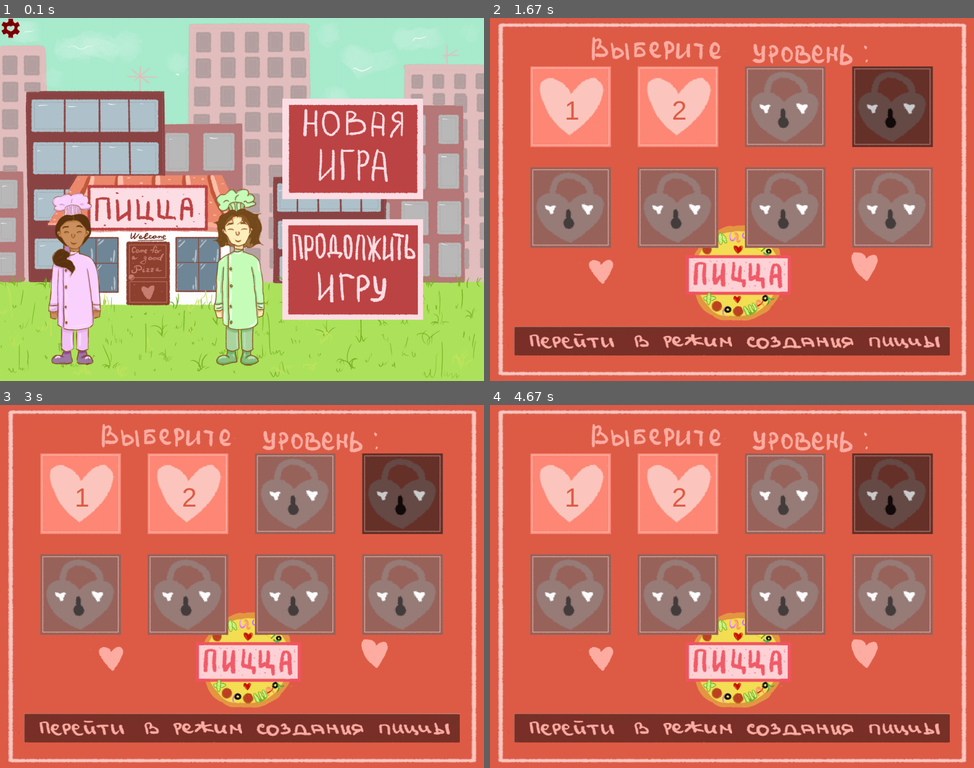
Above: before the commit, frames 1-4 (two rows, left to right).
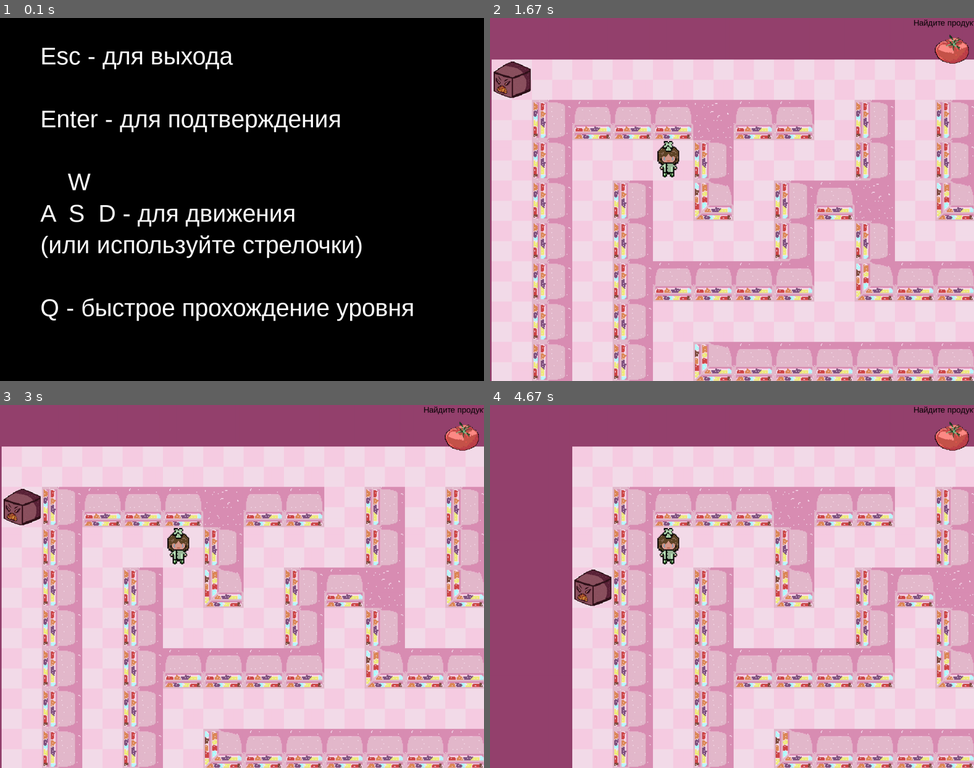
Above: after the commit, the same moments.

Repository: KsenyaShestakova/pygame_project
Game: pygame game, started from GAME1.py
Two runs of this game, one before a commit and one after it. Both use one fixed random seed, a clock stepped at 60 frames per second and the inputs below.
Inputs (mouse positions are in pixels of both pictures, inside the frame that each line leads up to):
- Up to frame 1 (0.1 s): no input
- Up to frame 2 (1.67 s): hold Right 0.33-0.8 s; click "Отмена" at 0.88 s; click (891, 105) at 1.22 s, where only the run after the commit has a clickable "4"; tap D at 1.5 s
- Up to frame 3 (3 s): tap S at 1.83 s; hold Up 2.17-2.47 s
- Up to frame 4 (4.67 s): hold Left 3-3.53 s; hold Down 3.57-3.87 s; hold Up from 4.33 s (still down)

The runs differ from the first frame. In frame 1, 100% of the frame differs, in the area x 0-100%, y 0-100%; in frame 2, 99%; in frame 3, 99%; in frame 4, 99%.

Commit message:
Инструкция

Diff:
--- a/GAME1.py
+++ b/GAME1.py
@@ -5,6 +5,7 @@
 from classes.CLASS_product import Product
 from classes.CLASS_enemy import Enemy
 from classes.CLASS_exit_lvl import ExitLevel
+from screens.SCREEN_instruction import instruction
 from screens.SCREEN_menu import new_game, game
 from screens.SCREEN_redactor import redactor
 from py_files.file_with_sprite_groups import tiles_group, levels_sprites, player_group
@@ -103,6 +104,7 @@
 pygame.display.set_caption('Pizza')
 camera = Camera()
 
+instruction(screen)
 if start_screen(screen) == 'new game':
     new_game(os.path.join('game_func', 'open_levels.txt'))
     story(screen)
--- a/game_func/open_levels.txt
+++ b/game_func/open_levels.txt
@@ -1 +1 @@
-1 0 0 0 0 0 0 0
+1 1 1 1 1 1 1 0
--- a/levels/level_2.txt
+++ b/levels/level_2.txt
@@ -1,7 +1,7 @@
 ###############
-#....?........#
+#.............#
 #.100.1022222.#
-#.322.10......#
+#.322?10......#
 #.....10.1000.#
 #.100.10...1*.#
 #.322.3222.32.#
--- a/levels/level_3.txt
+++ b/levels/level_3.txt
@@ -1,7 +1,7 @@
 ###################
 #000.....1...3.322#
 #000.322.3.32.....#
-#00?..........120.#
+#00.?.........120.#
 #00.1.1.1.1.1.1.3.#
 #00.1.1.1.1.1.1...#
 #00.1.1...1.1.3222#
--- a/levels/level_5.txt
+++ b/levels/level_5.txt
@@ -1,7 +1,7 @@
 ##########################
 #02202220.....-1022002020#
-#0..1?..1.1000.10..10.1*1#
-#20.122.1.3222.32.100.3.1#
+#0..1...1.1000.10..10.1*1#
+#20.1?2.1.3222.32.100.3.1#
 #.1.1...1.........100...1#
 #.1.1.100.1220.100000.100#
 #.3.3.322.1..1.322222.300#
--- a/levels/level_6.txt
+++ b/levels/level_6.txt
@@ -1,8 +1,8 @@
 ######################
 #00000020000000000000#
 #022222.3220222200000#
-#0.........1....10000#
-#0?1000.1000.10.32220#
+#0...?.....1....10000#
+#0.1000.1000.10.32220#
 #002222.3222.10....+1#
 #00..........10.32220#
 #00.1..10000.10.....1#
--- a/levels/level_7.txt
+++ b/levels/level_7.txt
@@ -1,20 +1,19 @@
- 1234567890123456789012345678901234
-1##################################
-2#?1...1.........................+#
-3#.1.1.3.1.322222220.122222222220.#
-4#.1.1...1........-1.1.........*1.#
-5#.1.1.1.1.1000000.1.1.12200.10.1.#
-6#.1.1.1.1.3222222.3.1.1..32.32.1.#
-7#.1.1.1.1...........1.1........1.#
-8#.1.1.1.1.1222222.1.1.3222222222.#
-9#.1.1.1.1.1.......1.1............#
-0#.1.1.1.1.1222220.1.3222222222222#
-1#.1.3.1.1.1.....1.1..............#
-2#.3...1.1.1.122.1.12222200222220.#
-3#...1.1.1.1.1...1.1.....10.....1.#
-4#.100.1.1.1.32222.1.120.10.120.1.#
-5#.322.100.1.......1.1.3.10.3.1.1.#
-6#.....100.322220200.1...10...1.1.#
-7#.3222222......3@32.3222222222.3.#
-8#.........1000..................+#
-9##################################
+##################################
+#.1...1.........................+#
+#.1.1.3.1.322222220.122222222220.#
+#.1.1?..1........-1.1.........*1.#
+#.1.1.1.1.1000000.1.1.12200.10.1.#
+#.1.1.1.1.3222222.3.1.1..32.32.1.#
+#.1.1.1.1...........1.1........1.#
+#.1.1.1.1.1222222.1.1.3222222222.#
+#.1.1.1.1.1.......1.1............#
+#.1.1.1.1.1222220.1.3222222222222#
+#.1.3.1.1.1.....1.1..............#
+#.3...1.1.1.122.1.12222200222220.#
+#...1.1.1.1.1...1.1.....10.....1.#
+#.100.1.1.1.32222.1.120.10.120.1.#
+#.322.100.1.......1.1.3.10.3.1.1.#
+#.....100.322220200.1...10...1.1.#
+#.3222222......3@32.3222222222.3.#
+#.........1000..................+#
+##################################
--- a/levels/level_8.txt
+++ b/levels/level_8.txt
@@ -1,7 +1,7 @@
 ######################
-#0?32..12022222220-1.#
+#0.32..12022222220-1.#
 #0....10.1.......1.1.#
-#0200.32.1.32200.1.1.#
+#020.?32.1.32200.1.1.#
 #2.32....1....32.1.1.#
 #.....10.1..1....1.1.#
 #.10.100.1.32.10.1.1.#
--- /dev/null
+++ b/screens/SCREEN_instruction.py
@@ -0,0 +1,43 @@
+import pygame
+
+from py_files.file_with_const import WIDTH, HEIGHT, clock, FPS
+from load_img import load_image
+from terminate import terminate
+
+
+def instruction(surface):
+    intro_text = ['Esc - для выхода',
+                  '',
+                  'Enter - для подтверждения',
+                  '',
+                  '    W  ',
+                  'A  S  D - для движения',
+                  '(или используйте стрелочки)',
+                  '',
+                  'Q - быстрое прохождение уровня']
+
+    font = pygame.font.SysFont('arial', HEIGHT // 15)
+    text_coord = 50
+    for line in intro_text:
+        string_rendered = font.render(line, 1, pygame.Color('white'))
+        intro_rect = string_rendered.get_rect()
+        text_coord += 10
+        intro_rect.top = text_coord
+        intro_rect.x = 100
+        text_coord += intro_rect.height
+        surface.blit(string_rendered, intro_rect)
+
+    while True:
+
+        """surface.blit(text, (text_x, text_y))"""
+
+        for event in pygame.event.get():
+
+            if event.type == pygame.QUIT:
+                terminate()
+
+            elif event.type == pygame.KEYDOWN or event.type == pygame.MOUSEBUTTONDOWN:
+                return
+
+        pygame.display.flip()
+        clock.tick(FPS)
--- a/screens/SCREEN_start.py
+++ b/screens/SCREEN_start.py
@@ -5,7 +5,7 @@
 from py_files.file_with_sprite_groups import btns, all_sprites
 from load_img import load_image
 from terminate import terminate
-from test_game.window_with_settings import window_with_settings
+from screens.window_with_settings import window_with_settings
 
 
 def start_screen(surface):
Renamed: test_game/window_with_settings.py -> screens/window_with_settings.py
